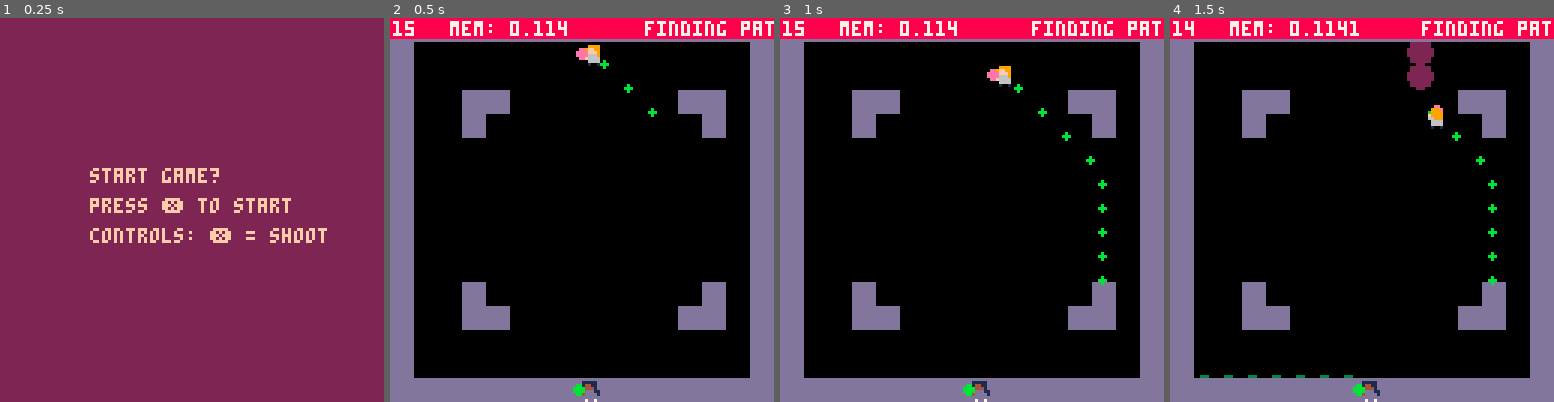
Above: before the commit, frames 1-4 (left to right).
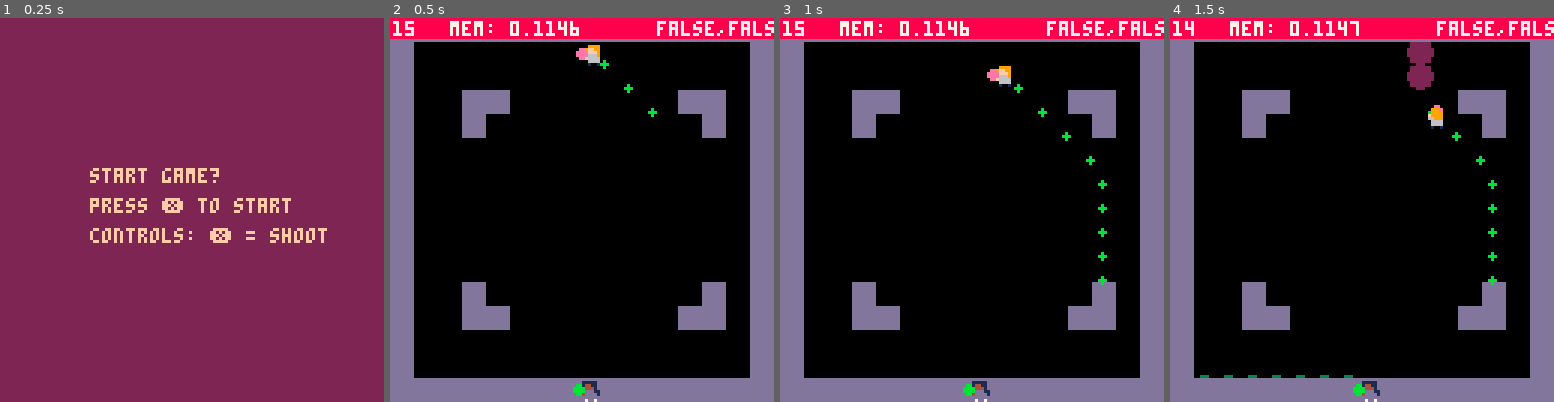
Above: after the commit, the same moments.

Repository: marcianoviereck/picogames
Game: PICO-8 cartridge pongpaint.p8
The game is run twice, just before and just after one commit, with the same random seed, the same clock (stepped at 60 frames per second) and the same inputs.
Inputs:
- Up to frame 1 (0.25 s): no input
- Up to frame 2 (0.5 s): tap X (X key) at 0.33 s
- Up to frame 3 (1 s): no input
- Up to frame 4 (1.5 s): tap X (X key) at 1.07 s

Frame 1 is identical in both runs. In frame 2, 0.5% of the frame differs, in the area x 46-100%, y 0-5%; in frame 3, 0.8%; in frame 4, 0.8%.

Commit message:
working on stuff

Diff:
--- a/pongpaint.p8
+++ b/pongpaint.p8
@@ -85,7 +85,11 @@
 		-- for pathing debug ! --
 		for i=1, #enemy.actions.path do
 			local tile = enemy.actions.path[i]
-			circfill(tile.x, tile.y, 1, 11)
+			local c = 11
+			if tile.w then
+				c = 3
+			end
+			circfill(tile.x, tile.y, 1, c)
 		end
 
 		draw_character(player)
@@ -123,6 +127,11 @@
 		print("winner: "..winner, 20, 60, c_t)
 		print("❎ to play again!", 20, 70, c_t)
 	end
+end
+
+function has_wall(map_x, map_y)
+	-- /2 because the map has 16 tiles and the world has 32 tiles.. --
+	return mget(ceil(map_x/2),ceil(map_y/2)) == 6
 end
 -->8
 -- game state and init --
@@ -198,7 +207,10 @@
 			local tile_x = x*tile_size-1
 			local tile_y = y*tile_size-1
 			local tile = {x=tile_x, y=tile_y, c=col,w=false}
-			local has_wall = mget(tile_x, tile_y) == 6
+
+			if has_wall(x, y) then
+				tile.w = true
+			end
 			level_tiles[x..":"..y] = tile
 			add(level_sprites, tile)
 		end
@@ -516,21 +528,31 @@
 	end
 end
 
+function has_wall_between(tile1, tile2)
+	debug_text = tostr(tile1.w)..","..tostr(tile2.w)
+	if tile1.w or tile2.w then
+		debug_text = "wall in between!"
+		return true
+	else
+		return false
+	end
+end
+
 function find_path(target_tile)
-	debug_text = "finding path.."..#enemy.actions.path
 	local current_tile = enemy.actions.current_tile
 	local closest_tile = closest_neighbour(current_tile, target_tile)
 	if closest_tile == target_tile then
 		-- done, start walking? --
-		enemy.actions.finding_path = false
-		enemy.actions.state = "walking"
+		done_finding_path()
+	elseif has_wall_between(current_tile, closest_tile) then
+		-- wall in between --
+		done_finding_path()
 	else
 		if closest_tile == current_tile then
 			if closest_tile.has_wall then
 				debug_text = "has wall"
 			end
-			enemy.actions.finding_path = false
-			enemy.actions.state = "walking"
+			done_finding_path()
 		else
 			add(enemy.actions.path, closest_tile)
 			--debug_text = closest_tile.x..":"..closest_tile.y
@@ -539,6 +561,11 @@
 	end
 end
 
+function done_finding_path()
+	enemy.actions.finding_path = false
+	enemy.actions.state = "walking"
+end
+
 function closest_neighbour(current_tile, target_tile)
 	local closest_dist = 999
 	local closest_tile = target_tile
@@ -552,11 +579,10 @@
 		for y = current_tile_y - 1, current_tile_y + 2 do
 			if x > 1 and x < map_size - 1
 				and y > 1 and y < map_size - 1 then
-					local has_wall = mget(ceil(x/2),ceil(y/2)) == 6
 					local dist_x = target_tile_x - x
 					local dist_y = target_tile_y - y
 					local dist = calc_distance(dist_x, dist_y)
-					if not has_wall and dist < closest_dist then
+					if not has_wall(x, y) and dist < closest_dist then
 						closest_dist = dist
 						closest_tile = level_tiles[x..":"..y]
 					end
